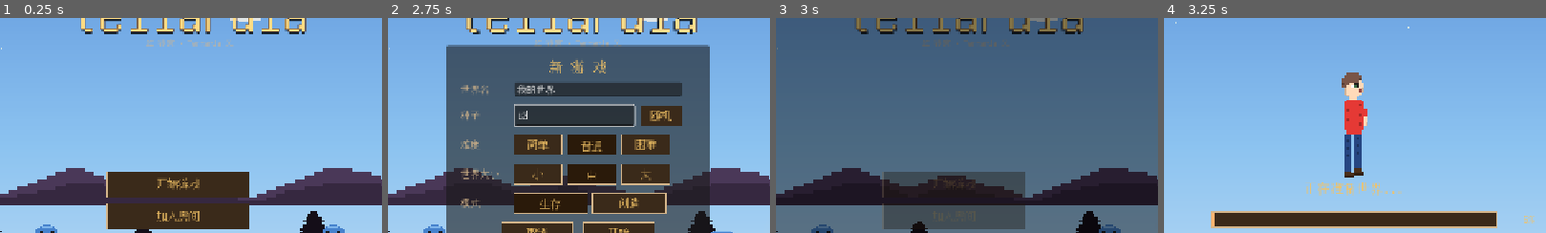
Above: before the commit, frames 1-4 (left to right).
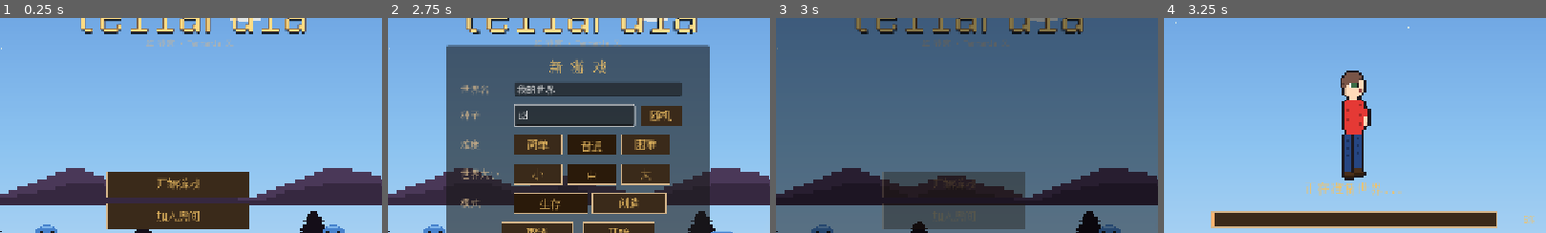
Above: after the commit, the same moments.

Repository: Nornttyy/tielaruia
Game: Godot game, scene res://scenes/main.tscn
Two runs of this game, one before a commit and one after it. Both use one fixed random seed, a clock stepped at 60 frames per second and the inputs below.
Inputs (mouse positions are % of the whole screen's width and height, from its top left):
- Up to frame 1 (0.25 s): no input
- Up to frame 2 (2.75 s): click "开始游戏" at 0.5 s; click "+ 创建新世界" at 1.25 s; click (50, 43) at 2.02 s; type "12" at 2.1 s
- Up to frame 3 (3 s): click "开始" at 2.75 s
- Up to frame 4 (3.25 s): no input
The pictures show only the part of the screen within x 25-75%, y 20-70%; the shares and areas given below are measured in that part.

Frames 1-3 are identical in both runs. In frame 4, 0.9% of the frame differs, in the area x 46-55%, y 24-76%.

Commit message:
feat(character-art): 加泰拉瑞亚式黑描边(沿轮廓) + 眼睛放大(眼白+大眼珠)

Diff:
--- a/scripts/art/player_art.gd
+++ b/scripts/art/player_art.gd
@@ -24,16 +24,17 @@
 const _EYE_DARK := Color8(30, 28, 26)
 const _MOUTH := Color8(150, 70, 70)
 const _WHITE := Color(0.98, 0.98, 1.0, 1)
+const _OUTLINE := Color8(28, 24, 30)   # 泰拉瑞亚式黑描边 (略暖的近黑)
 
 # ---- 积木块 (朝右; 大写=阴影) ----
 # 头 (皮肤 s / 阴影 k); 侧脸朝右, 眼在偏右 (W 眼白 / i 眼珠 / e 睫毛瞳); 鼻在最右; 嘴 m。
 const _HEAD := [
 	"..sssss..",
 	".sssssss.",
-	".sssssss.",
-	".sssseess",
-	".sssWiess",
-	".kssssssk",
+	".ssseeess",
+	".ssWiiess",
+	".ssWiiess",
+	".ksssssss",
 	".ksssssmk",
 	".kssssss.",
 	"..kssss..",
@@ -43,12 +44,12 @@
 # 女头: 同尺寸, 加睫毛 (眼上一排 e) + 眼珠大一点, 一眼区分。
 const _HEAD_F := [
 	"..sssss..",
-	".ssseess.",
-	".sssWiiss",
-	".sssWiess",
+	".ssseeess",
+	".ssWiiees",
+	".ssWiiees",
+	".sssssess",
 	".ksssssss",
-	".kssssssk",
-	".ksssmsss",
+	".ksssssmk",
 	".kssssss.",
 	"..kssss..",
 	"...sss...",
@@ -173,7 +174,30 @@
 		_shirt_layer(ap, pose),
 		_hair_layer(ap, pose),
 	]
-	return _composite(layers)
+	return _outline(_composite(layers))
+
+
+# 泰拉瑞亚式黑描边: 沿小人轮廓外缘 (空格且 4-邻接有实心) 补一圈 'L'。
+static func _outline(grid: Array) -> Array:
+	var out: Array = grid.duplicate(true)
+	for y in H:
+		for x in W:
+			if grid[y].substr(x, 1) != ".":
+				continue
+			var adj := false
+			for d in [[-1, 0], [1, 0], [0, -1], [0, 1]]:
+				var ny: int = y + d[0]
+				var nx: int = x + d[1]
+				if ny >= 0 and ny < H and nx >= 0 and nx < W and grid[ny].substr(nx, 1) != ".":
+					adj = true
+					break
+			if adj:
+				out[y] = _set_char(out[y], x, "L")
+	return out
+
+
+static func _set_char(row: String, x: int, c: String) -> String:
+	return row.substr(0, x) + c + row.substr(x + 1)
 
 
 # 合并: 后层非 '.' 盖前层。
@@ -335,6 +359,7 @@
 		"c": cape, "C": cape.darkened(0.28),
 		"i": eye, "W": _WHITE, "e": _EYE_DARK, "m": _MOUTH,
 		"o": _BOOT, "O": _BOOT_SH,
+		"L": _OUTLINE,
 	}
 
 
